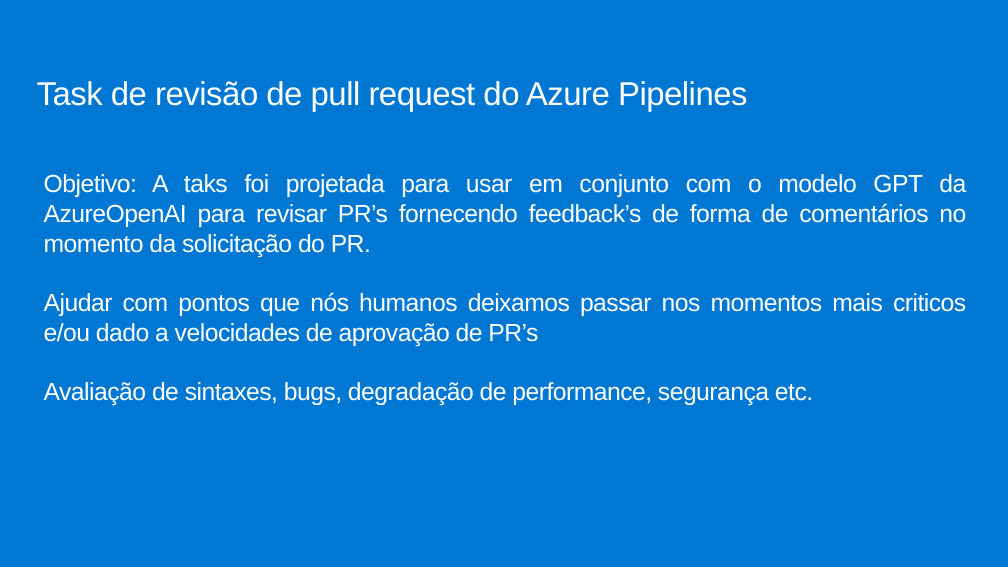
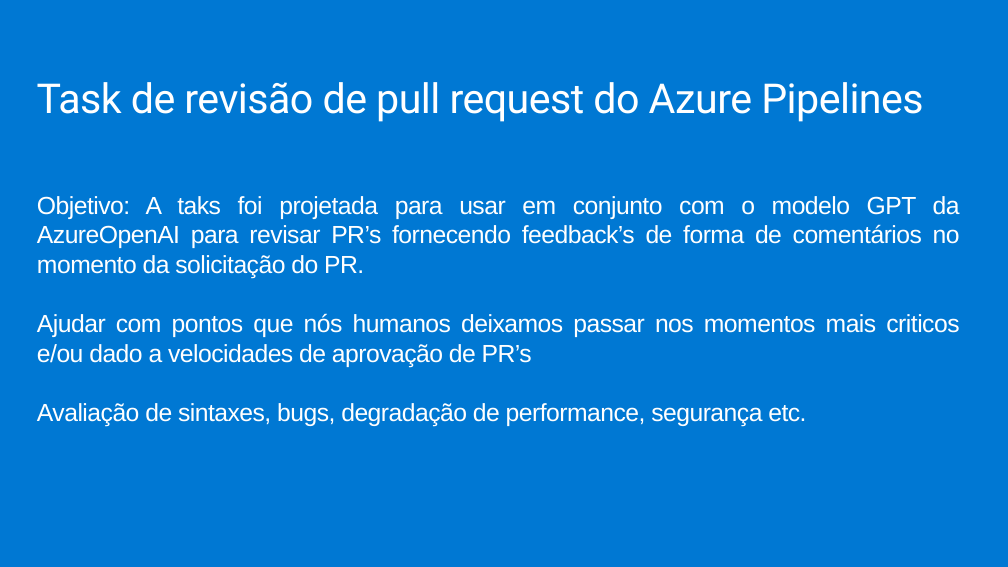
Before and after one commit to jpitapeva/azureopenai, a slide deck: slide 4 of AzureOpenAI.pptx (slide 3 before the commit). Drawn at 1008x567 pixels with LibreOffice and Linux fonts; fonts in the diff are those of the drawing; background and template pictures are left out. Boxes give left, top, right and bottom in pixels: in the first picture for what was removed or moved away, otherwise in the second. Text is boxed around its words. In the diff, an @@ line names an element or a change of style, - is before the commit and + after.

```diff
--- a/AzureOpenAI.pptx
+++ b/AzureOpenAI.pptx
@@ text "Task de revisão de pull ..." at bbox=[37, 82, 923, 122]: size 32 to 40 pt, font Arial to Roboto; alignment justified to left @@
@@ text "Objetivo: A taks foi projetada ...": place and size @@
-text "Objetivo: A taks foi projetada ..." at bbox=[44, 174, 966, 406]
+text "Objetivo: A taks foi projetada ..." at bbox=[37, 196, 960, 427]
```
Also in this commit, not shown: 7 other slides changed, 1 slide added.
